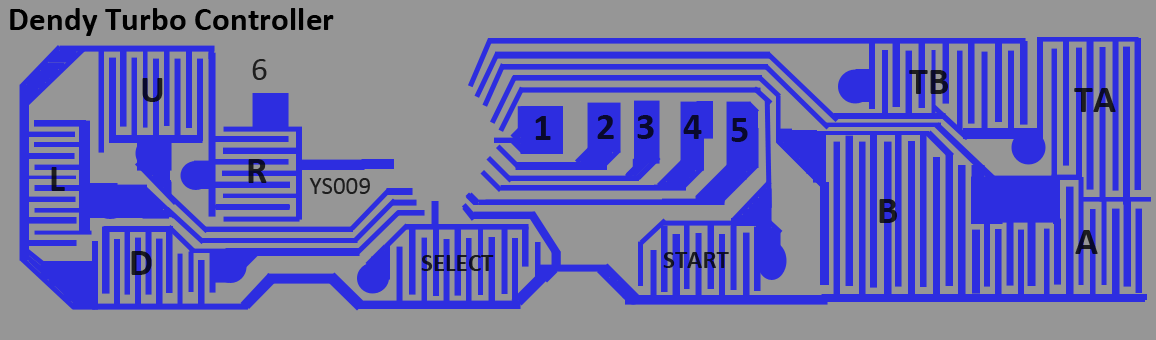
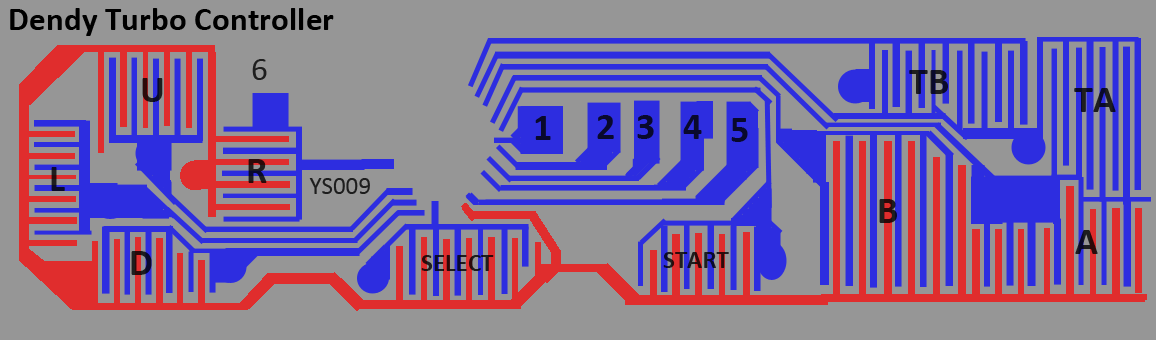
The second 1156x340 image is a revision of the first. Changes to its layers:
painted on "Met" over [19, 45, 1147, 311]
